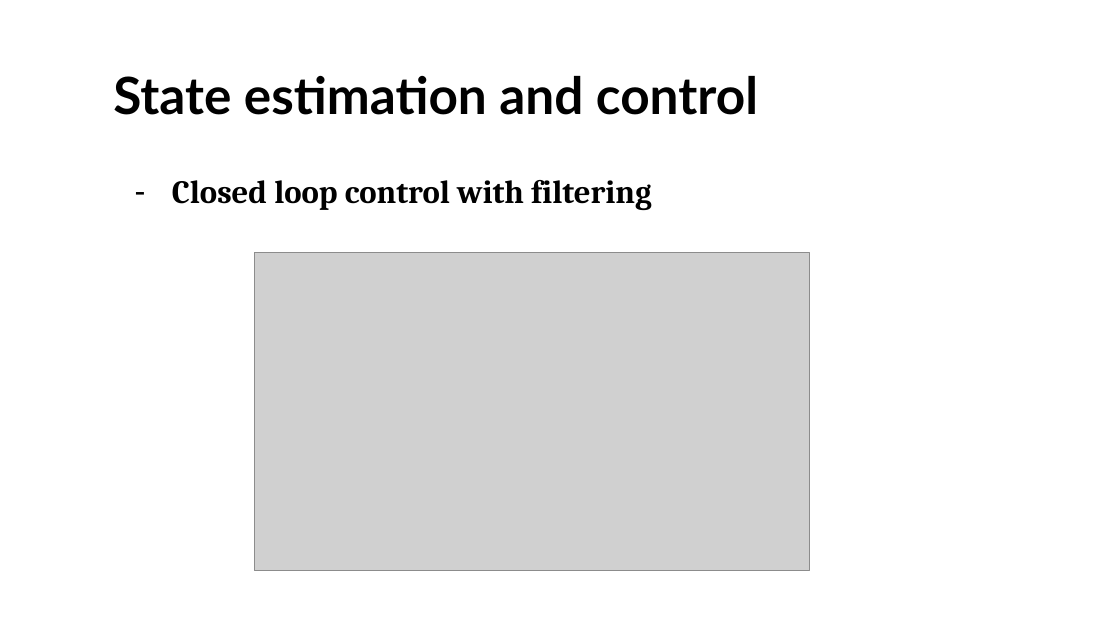
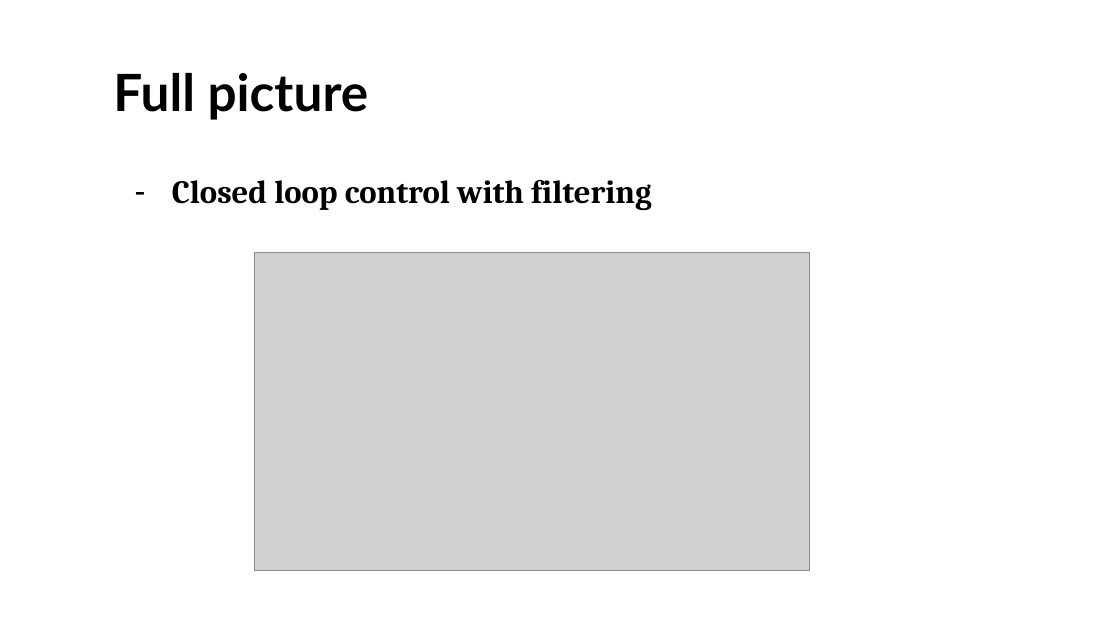
Before and after one commit to UOMDSS/workshops-2022-2023, a slide deck: slide 22 of semester-1/Week-4-Kalman-Filtering-Inverted-Pendulum/state space models and filtering.pptx (slide 9 before the commit). Drawn at 1120x630 pixels with LibreOffice and Linux fonts; fonts in the diff are those of the drawing; grey boxes stand for pictures; background and template pictures are left out. Boxes give left, top, right and bottom in pixels: in the first picture for what was removed or moved away, otherwise in the second. Text is boxed around its words. In the diff, an @@ line names an element or a change of style, - is before the commit and + after.

```diff
--- a/semester-1/Week-4-Kalman-Filtering-Inverted-Pendulum/state space models and filtering.pptx
+++ b/semester-1/Week-4-Kalman-Filtering-Inverted-Pendulum/state space models and filtering.pptx
@@ title at (113,73,369,120): text changed @@
-State estimation and control
+Full picture
```
Also in this commit, not shown: 2 other slides changed, 13 slides added, 2 other files.
